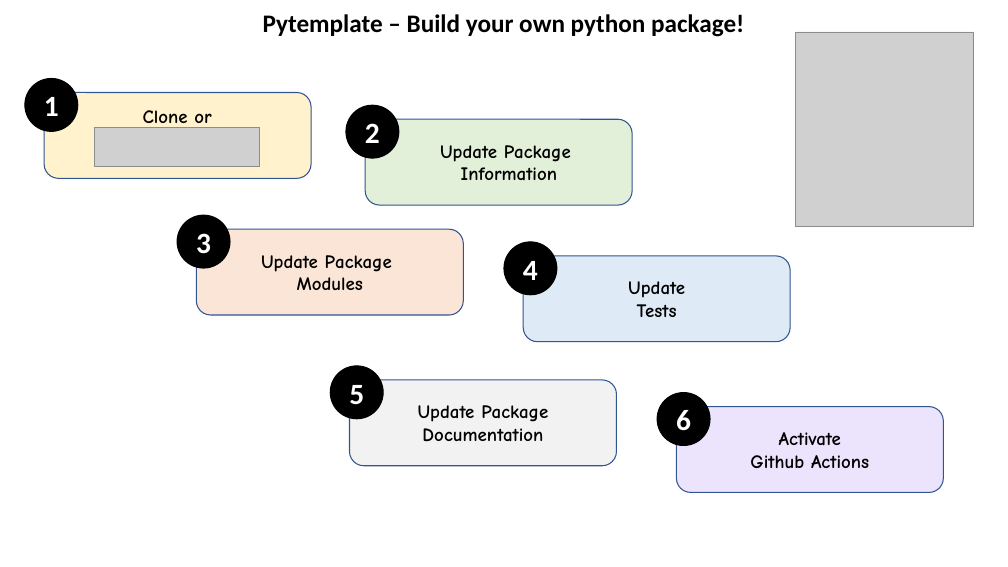
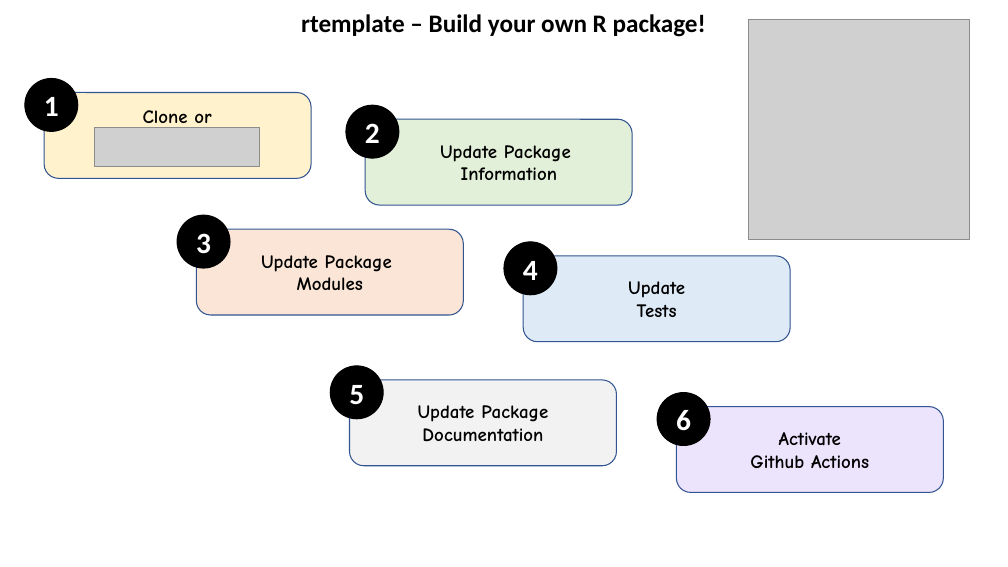
Before and after one commit to JGCRI/rtemplate, a slide deck: slide 1 of vignettes/vignetteFigs/figures.pptx (slide 2 before the commit). Drawn at 1008x567 pixels with LibreOffice and Linux fonts; fonts in the diff are those of the drawing; grey boxes stand for pictures. Boxes give left, top, right and bottom in pixels: in the first picture for what was removed or moved away, otherwise in the second. Text is boxed around its words. In the diff, an @@ line names an element or a change of style, - is before the commit and + after.

Commit message:
Updating package documentation

```diff
--- a/vignettes/vignetteFigs/figures.pptx
+++ b/vignettes/vignetteFigs/figures.pptx
@@ text at (301, 14, 706, 37): text changed @@
-Pytemplate – Build your own python package!
+rtemplate – Build your own R package!
@@ picture: place and size @@
-picture at (796, 32, 974, 227)
+picture at (749, 20, 969, 240)
```
Also in this commit, not shown: 3 other slides changed, 1 slide removed, 14 other files.
